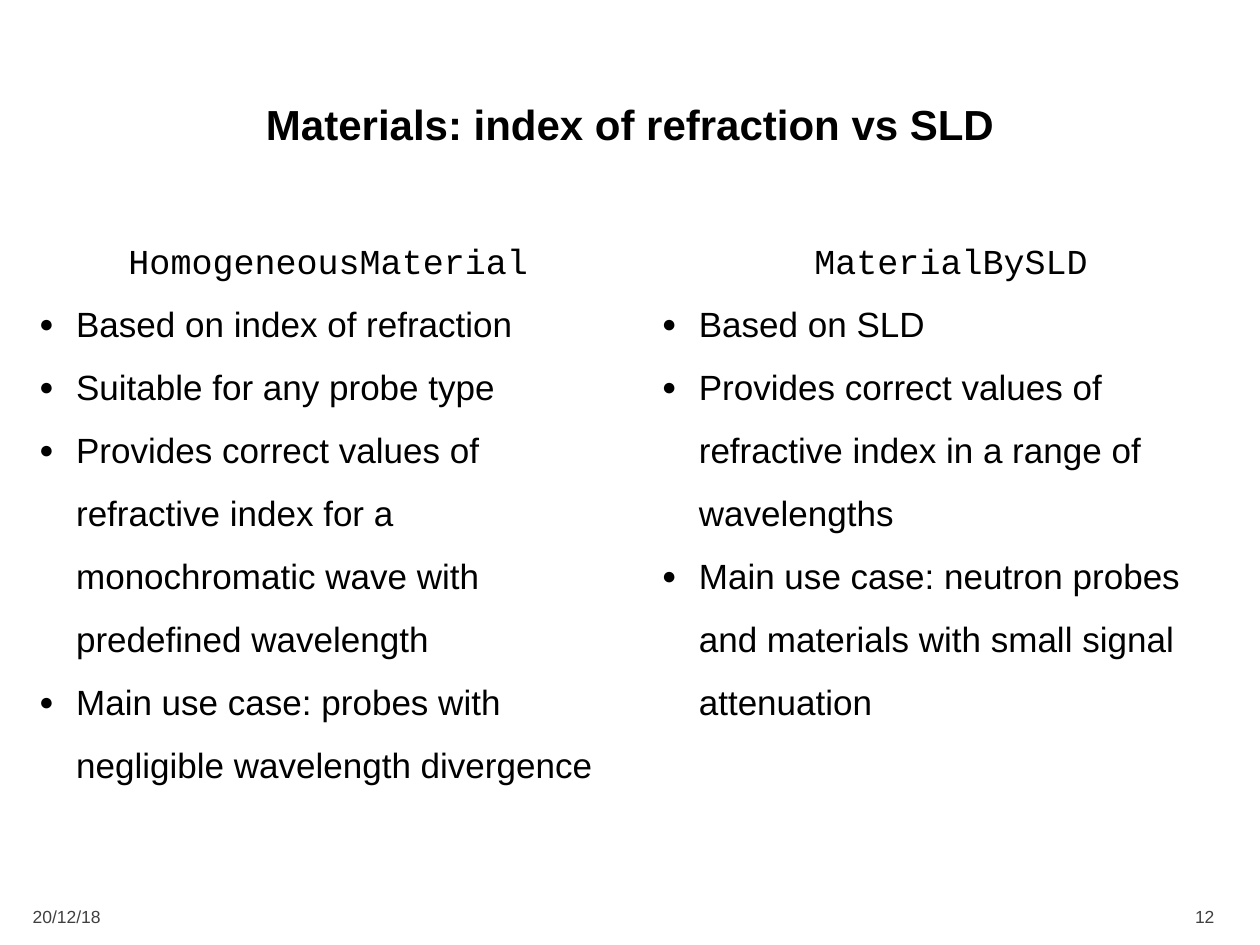
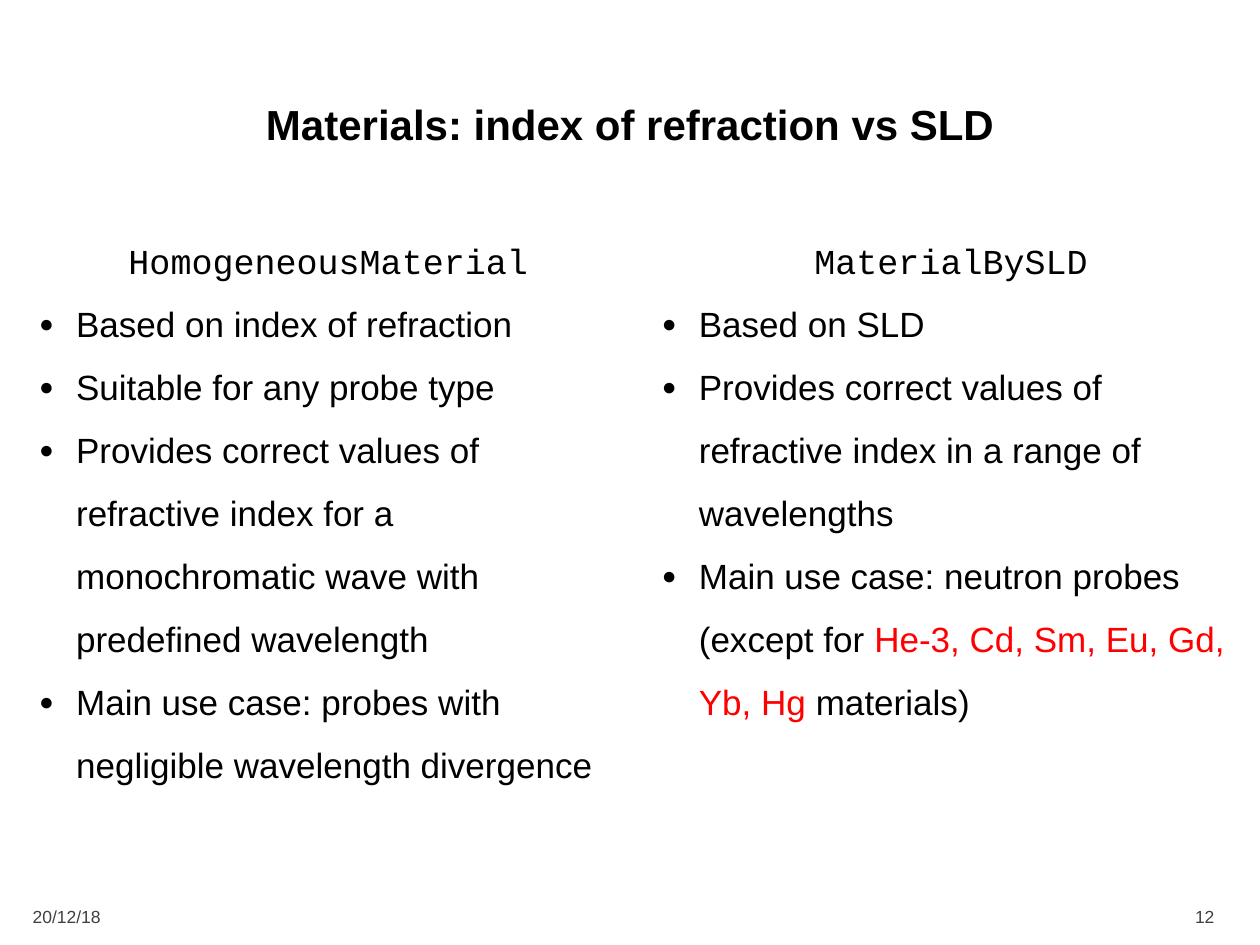
Before and after one commit to scgmlz/BornAgain-tutorial, a slide deck: slide 12 of talks/day_2/reflectometry_D/materials/ReflectometryOverview.pptx. Drawn at 1260x945 pixels with LibreOffice and Linux fonts; fonts in the diff are those of the drawing; background and template pictures are left out. Boxes give left, top, right and bottom in pixels: in the first picture for what was removed or moved away, otherwise in the second. Text is boxed around its words. In the diff, an @@ line names an element or a change of style, - is before the commit and + after.

```diff
--- a/talks/day_2/reflectometry_D/materials/ReflectometryOverview.pptx
+++ b/talks/day_2/reflectometry_D/materials/ReflectometryOverview.pptx
@@ text at (x1=699, y1=563, x2=1224, y2=722): text changed @@
-● Main use case: neutron probes and materials with small signal attenuation
+● Main use case: neutron probes (except for He-3, Cd, Sm, Eu, Gd, Yb, Hg materials)
```
Also in this commit, not shown: 3 other slides changed, 4 other files.
